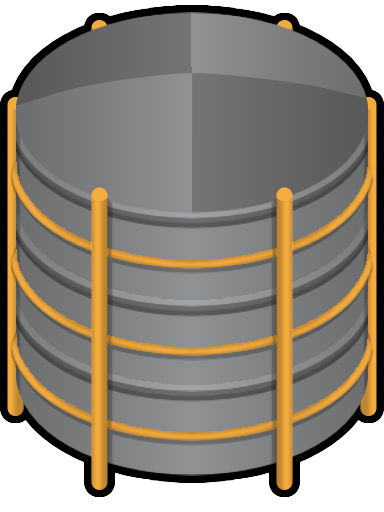
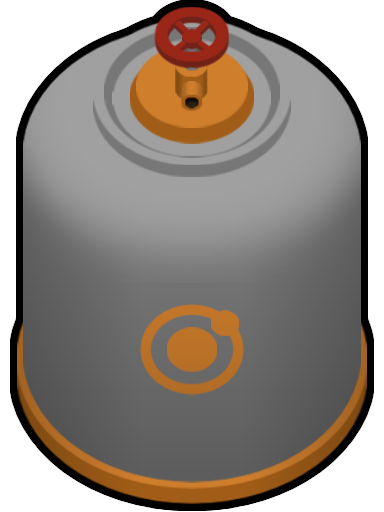
Revision of a layered w=384, h=512 image; what changed, layer by layer:
added group "Group 2" with 43 layers over (0, 0, 384, 511)
added group "Group 9" with 32 layers in group "Group 2" over (64, 0, 320, 223)
added group "Group 16" with 6 layers in group "Group 9" over (128, 0, 256, 192)
added layer "Paint Layer 20" (25%) in group "Group 16" over (128, 0, 256, 192)
added group "Group 22" with 2 layers in group "Group 9" over (128, 0, 256, 146)
added group "Group 7" with 2 layers in group "Group 9" over (128, 18, 256, 158)
added group "Group 8" with 4 layers in group "Group 9" over (64, 0, 320, 223)
added layer "Copy of Paint Layer 1" (13th of 18, in "Group 2" › "Group 9" › "Group 8") in group "Group 8" over (64, 16, 320, 208)
added layer "Copy of Paint Layer 1" (14th of 18, in "Group 2" › "Group 9" › "Group 8") in group "Group 8" over (64, 19, 320, 211)
added layer "Copy of Paint Layer 1" (15th of 18, in "Group 2" › "Group 9" › "Group 8") in group "Group 8" over (64, 0, 320, 211)
added layer "Copy of Paint Layer 1" (16th of 18, in "Group 2" › "Group 9" › "Group 8") in group "Group 8" over (64, 0, 320, 223)
"Paint Layer 4": opacity 100% → 25%, moved it into group "Group 2", painted on it over (0, 0, 384, 511)
moved "Group 3" into group "Group 2" over (0, 0, 384, 511)
removed group "Group 5" (2 layers) (was 25%) from group "Group 3" over (0, 0, 384, 511)
added layer "Paint Layer 5" (soft light, 75%) in group "Group 3" over (0, 0, 384, 285)
added layer "Paint Layer 6" (25%) in group "Group 3" over (0, 182, 384, 511)
moved "Paint Layer 1" into group "Group 3", painted on it over (0, 0, 384, 511)
removed layer "Paint Layer 2" (was 25%) from group "Group 3" over (0, 128, 384, 511)
removed layer "Background" over (0, 0, 384, 511)
added layer "Copy of Paint Layer 1" (17th of 18, in "Group 2") in group "Group 2" over (0, 211, 384, 511)
added layer "Copy of Paint Layer 1" (18th of 18, in "Group 2") in group "Group 2" over (0, 223, 384, 511)
…and 25 more changes (25 added)
